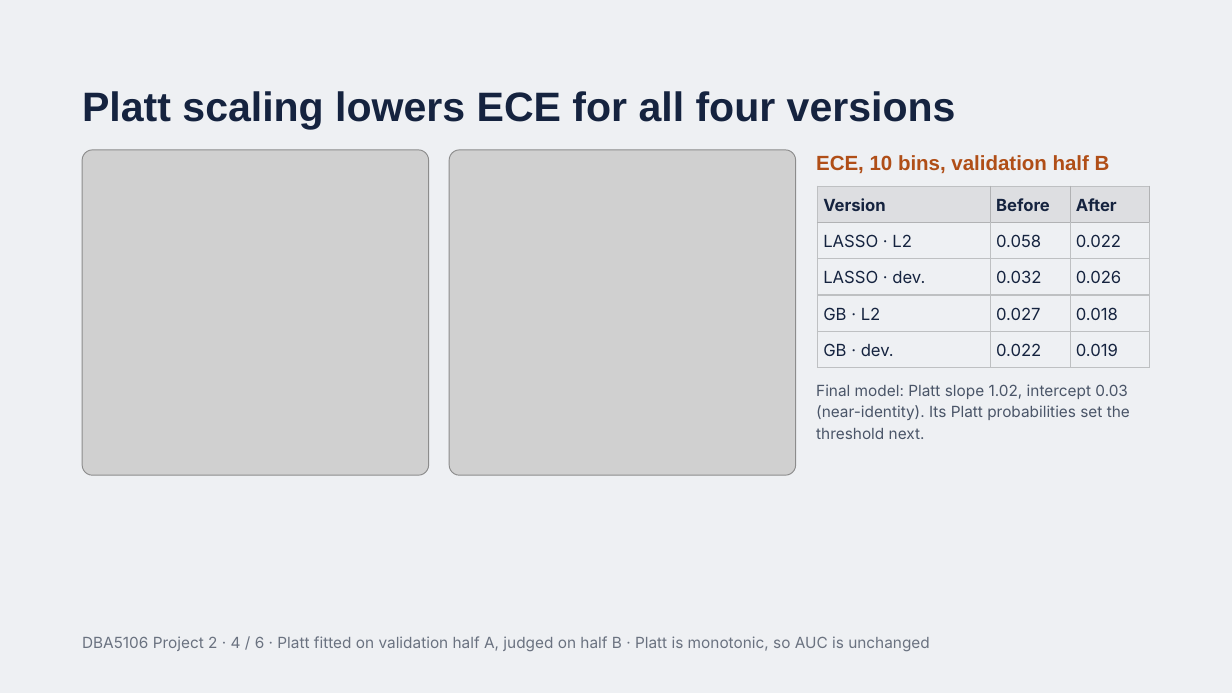
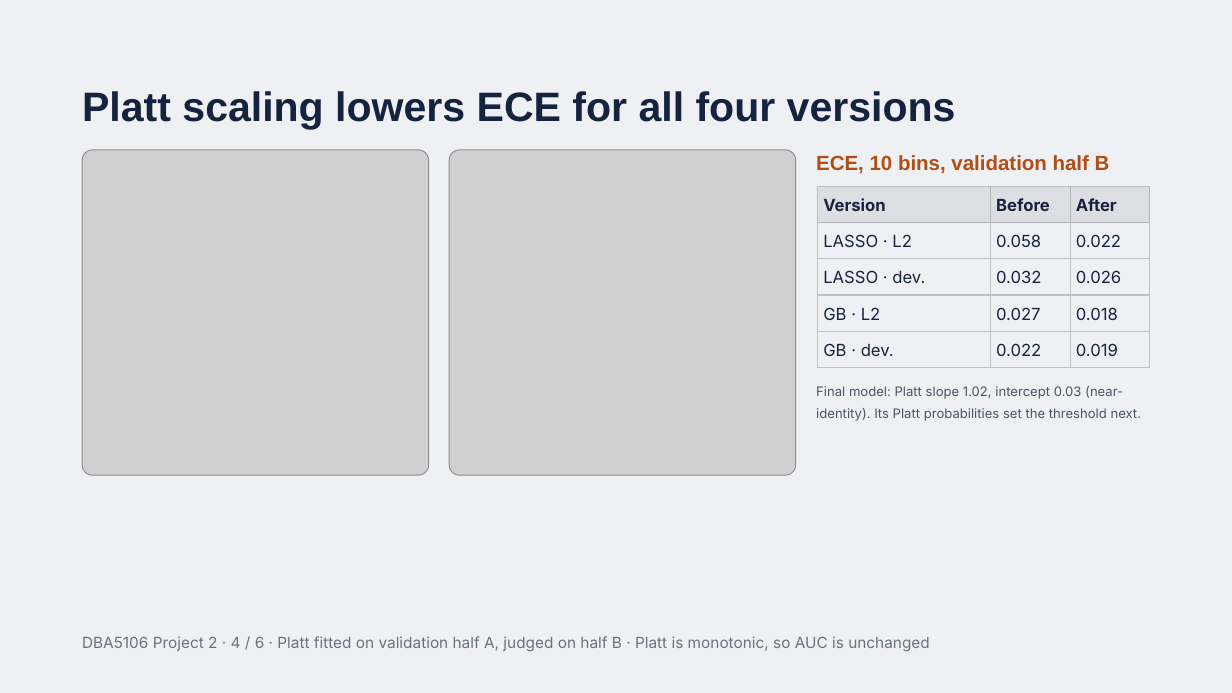
Before and after one commit to samuelctz/DBA5106-Foundation-in-Business-Analytics, a slide deck: slide 4 of Final/DBA5106 Project 2 — Premium Flat Classifier.pptx (slide 5 before the commit). Drawn at 1232x693 pixels with LibreOffice and Linux fonts; fonts in the diff are those of the drawing; grey boxes stand for pictures. Boxes give left, top, right and bottom in pixels: in the first picture for what was removed or moved away, otherwise in the second. Text is boxed around its words. In the diff, an @@ line names an element or a change of style, - is before the commit and + after.

```diff
--- a/Final/DBA5106 Project 2 — Premium Flat Classifier.pptx
+++ b/Final/DBA5106 Project 2 — Premium Flat Classifier.pptx
@@ text "Final model: Platt slope 1.02, ..." at box(816, 386, 1142, 421): size 12 to 10.2 pt @@
```
Also in this commit, not shown: 3 other slides changed, 1 slide removed, 1 other file.
